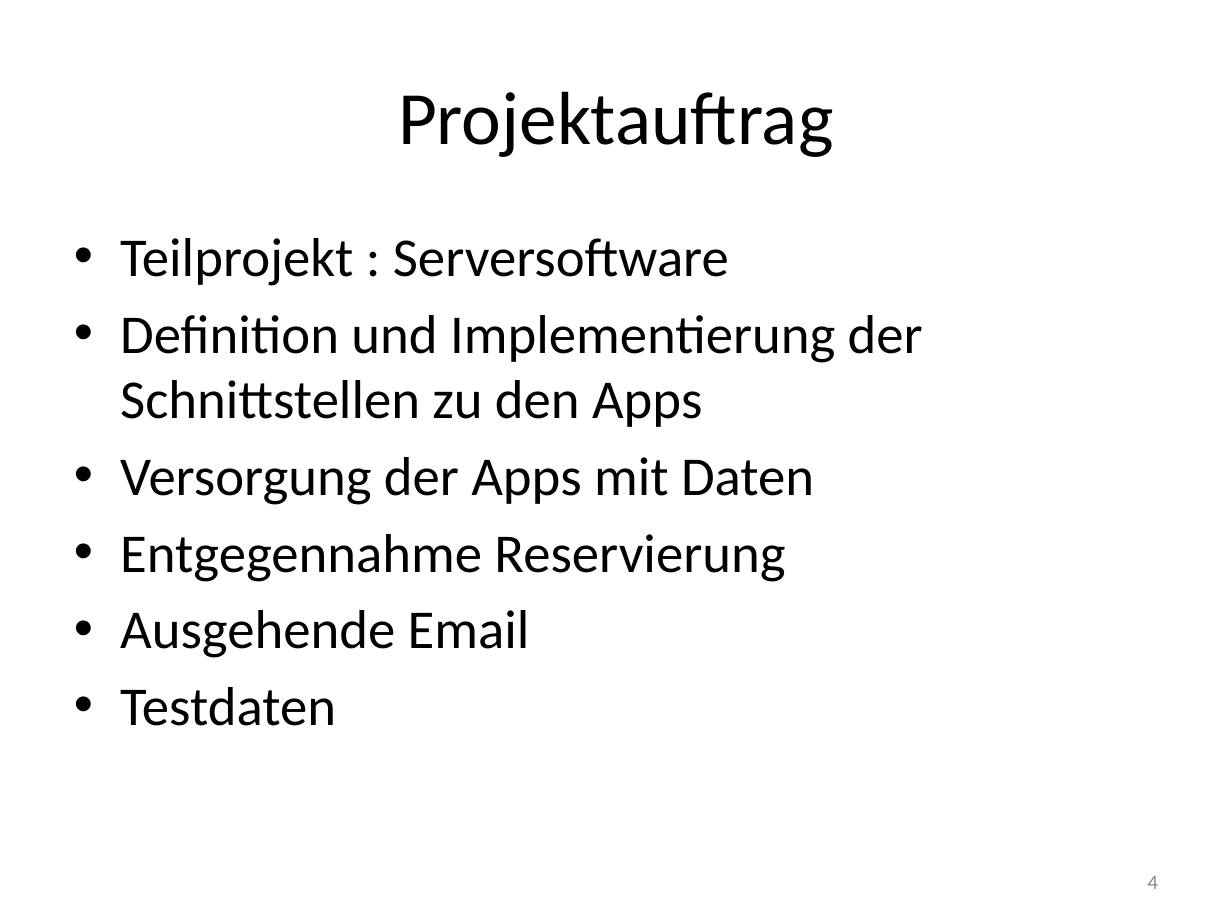
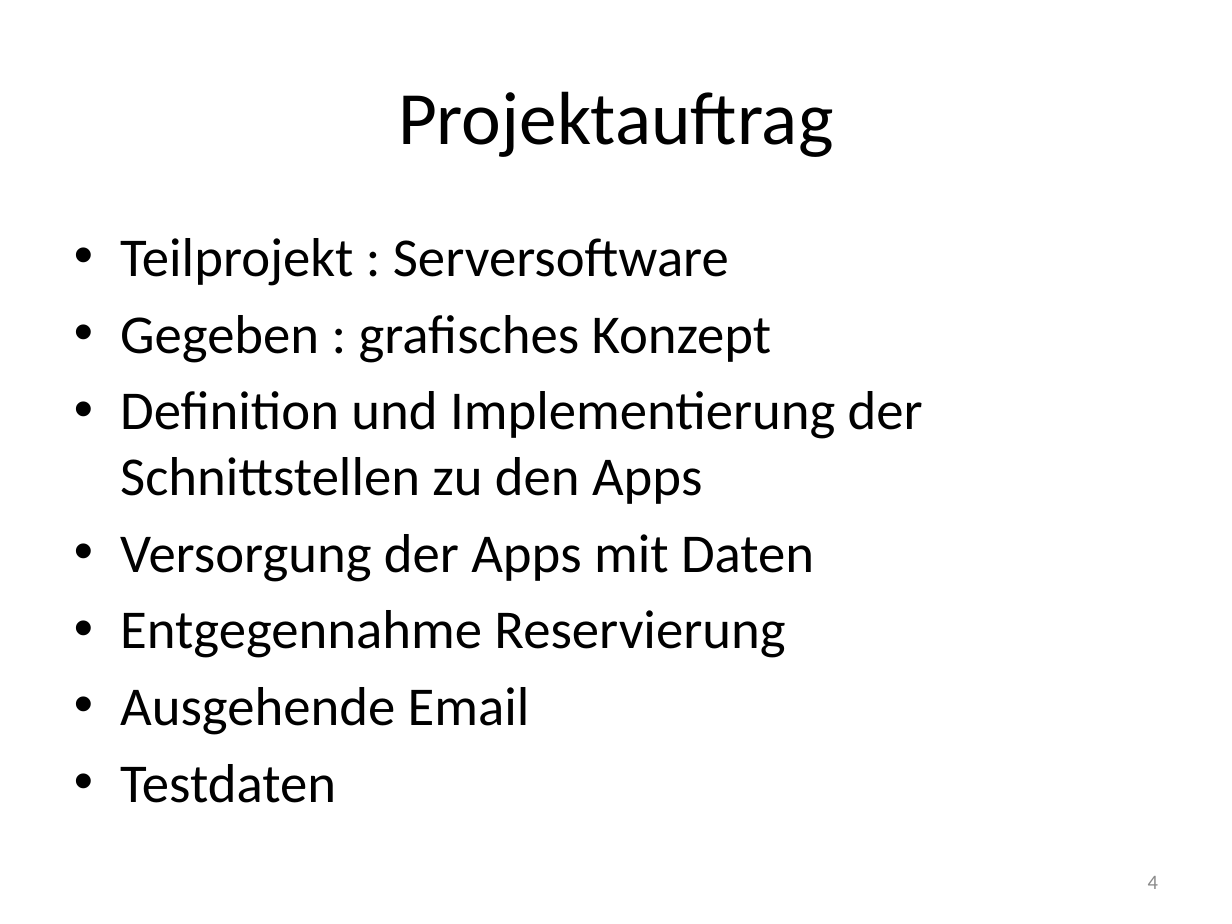
Before and after one commit to janhelmle/weiterbildung_fachinformatiker_ihk_projektantrag, a slide deck: slide 4 of praesentation/Projektpräsentation.pptx. Drawn at 1232x924 pixels with LibreOffice and Linux fonts; fonts in the diff are those of the drawing. Boxes give left, top, right and bottom in pixels: in the first picture for what was removed or moved away, otherwise in the second. Text is boxed around its words. In the diff, an @@ line names an element or a change of style, - is before the commit and + after.

```diff
--- a/praesentation/Projektpräsentation.pptx
+++ b/praesentation/Projektpräsentation.pptx
@@ text at (x1=120, y1=315, x2=772, y2=363): paragraph added @@
+• Gegeben : grafisches Konzept
```
Also in this commit, not shown: 1 other slide changed, 7 other files.
